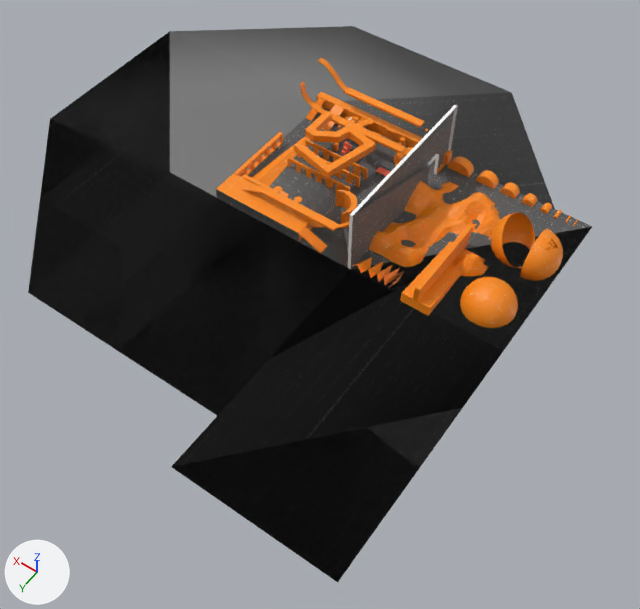
Two versions of the glTF model public/level.glb, one commit apart.
Before and after are seen from a 50 mm camera at (-104.3, 161.3, 163.0) aimed at (-22.8, 47.2, -16.3). Every picture has the same lights, and +X, +Y and +Z are marked at lower left. The picture after the commit comes second. Vertices at exactly the same position are counted once.

The first picture shows 'level' and 1 more.
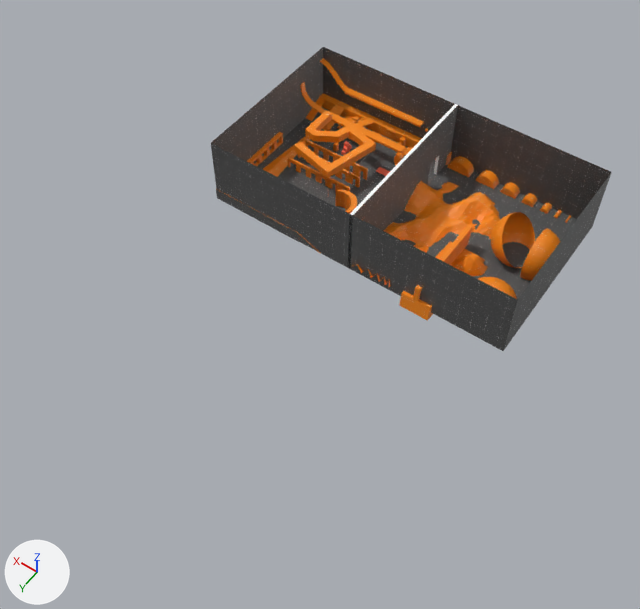
Where the newer file only moved an object's origin or applied its transform, the numbers keep the older frame.

Location of each change, [x1, y1, x2, y2] in pixels of the pictures (640 x 609 px):
'level', reshaped, rescaled (29% narrower, 45% shorter)
    before: [28, 26, 592, 582]
    after: [211, 47, 612, 351]

The change, as a list of edits to the scene's bpy script:
```text
Change me_level:
    used by ob_level; location = (0.0, 0.0, 0.0); scale = (1.0, 1.0, 0.99)
    remove me_level.from_pydata(...)  # 4867 vertices, 8514 faces; spans x -71.0..70.0, y -48.0..109.0, z -9.0..18.0
    add me_level.from_pydata(...)  # 4862 vertices, 8512 faces; spans x -71.0..13.0, y -3.0..45.0, z -5.0..18.0
    me_level part 1
    14 vertices are removed from x -71.0..70.0, y -48.0..109.0, z -9.0..-1.0
    37 faces are deleted
    3 vertices are added at (-30.0, 4.0, -1.0), (-30.0, 4.0, 6.0), (-30.0, -3.0, -1.0)
    6 new vertices lie (0.0, 0.0, 19.0) away from vertices in x -71.0..12.0, y -3.0..44.0, z -1.0
    18 new faces join them, mat_material_002 (picture img_1m1m_gray)
    17 new faces join them, mat_material_004 (picture img_1m1m_orange)
Change ob_level:
    ob_level.scale: (1.0, 1.0, 0.99) -> (1.0, 1.0, 1.0)
```
